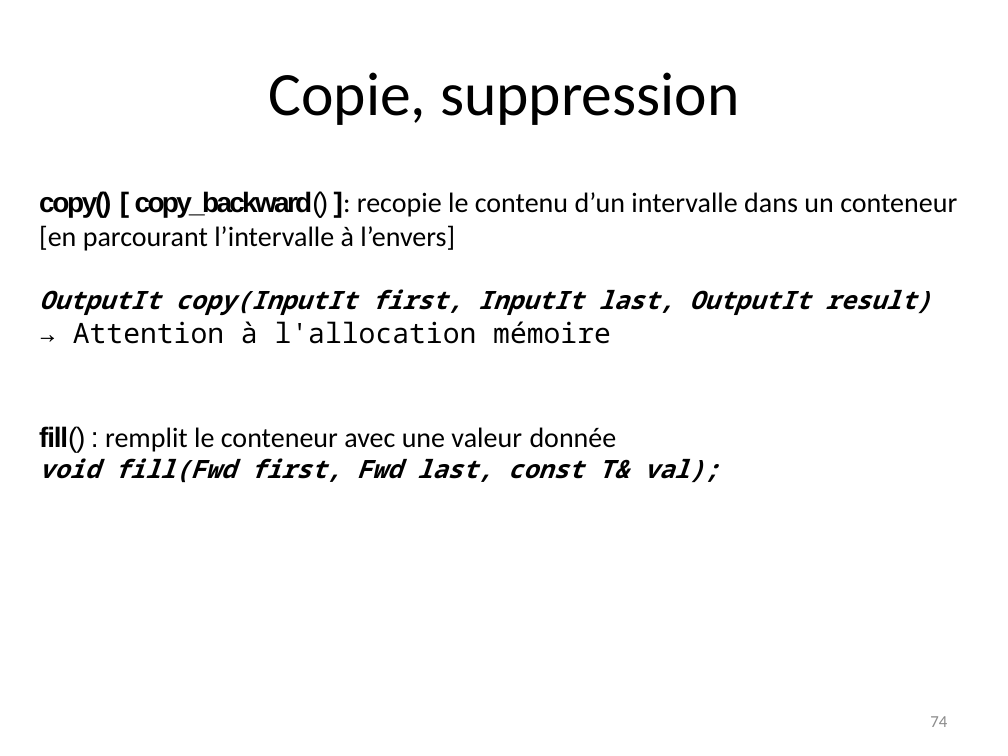
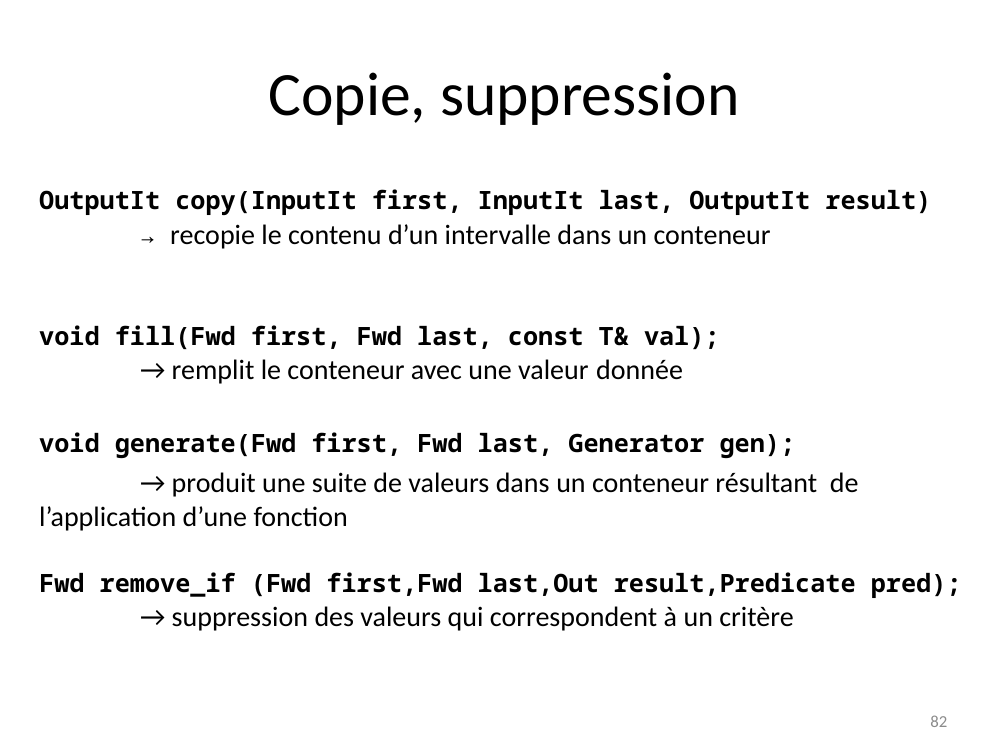
Before and after one commit to manu5801/cours-cplusplus, a slide deck: slide 82 of stl/F_C++_STL.pptx (slide 74 before the commit). Drawn at 1008x756 pixels with LibreOffice and Linux fonts; fonts in the diff are those of the drawing. Boxes give left, top, right and bottom in pixels: in the first picture for what was removed or moved away, otherwise in the second. Text is boxed around its words. In the diff, an @@ line names an element or a change of style, - is before the commit and + after.

```diff
--- a/stl/F_C++_STL.pptx
+++ b/stl/F_C++_STL.pptx
@@ text at (39, 189, 931, 249): text changed; size 20 to 18 pt; font Calibri to Noto Sans Mono; bold on @@
-copy() [ copy_backward() ]: recopie le contenu d’un intervalle dans un conteneur [en parcourant l’intervalle à l’envers]
-OutputIt copy(InputIt first, InputIt last, OutputIt result) → Attention à l'allocation mémoire
-fill() : remplit le conteneur avec une valeur donnée
+OutputIt copy(InputIt first, InputIt last, OutputIt result)
+→ recopie le contenu d’un intervalle dans un conteneur
@@ text at (39, 325, 720, 349): italic off in "void fill(Fwd first, Fwd last, const T& ..." @@
@@ text at (39, 359, 962, 631): paragraphs added @@
+→ remplit le conteneur avec une valeur donnée
+void generate(Fwd first, Fwd last, Generator gen);
+→ produit une suite de valeurs dans un conteneur résultant de l’application d’une fonction
+Fwd remove_if (Fwd first,Fwd last,Out result,Predicate pred);
+→ suppression des valeurs qui correspondent à un critère
@@ page number at (930, 715, 947, 727): text changed @@
-74
+82
```
Also in this commit, not shown: 19 other slides changed, 5 slides added, 3 slides removed, 27 other files.
